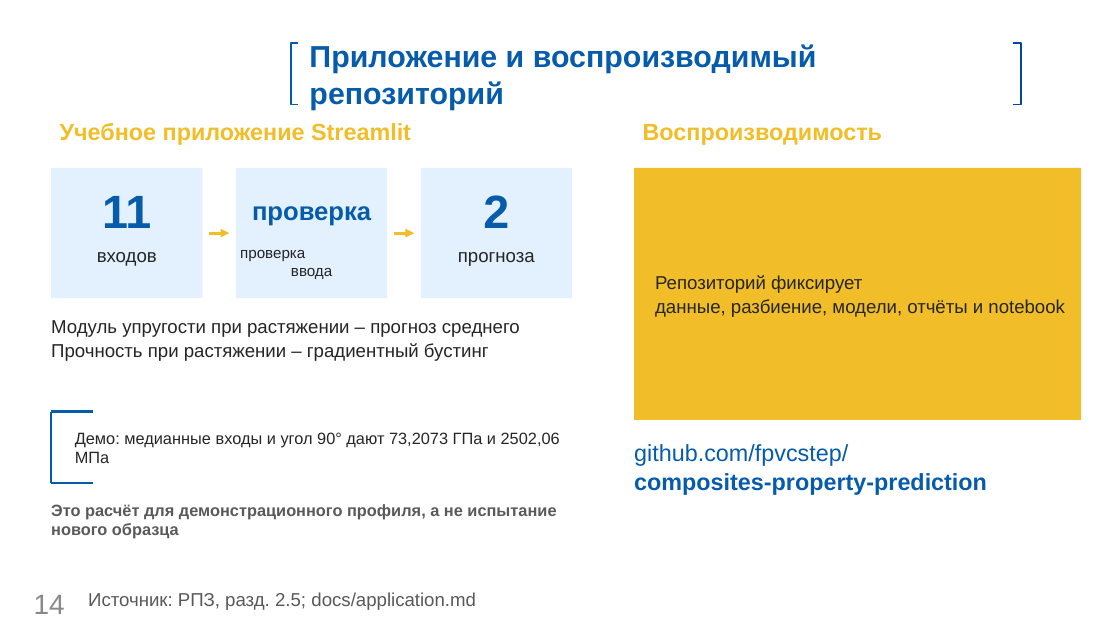
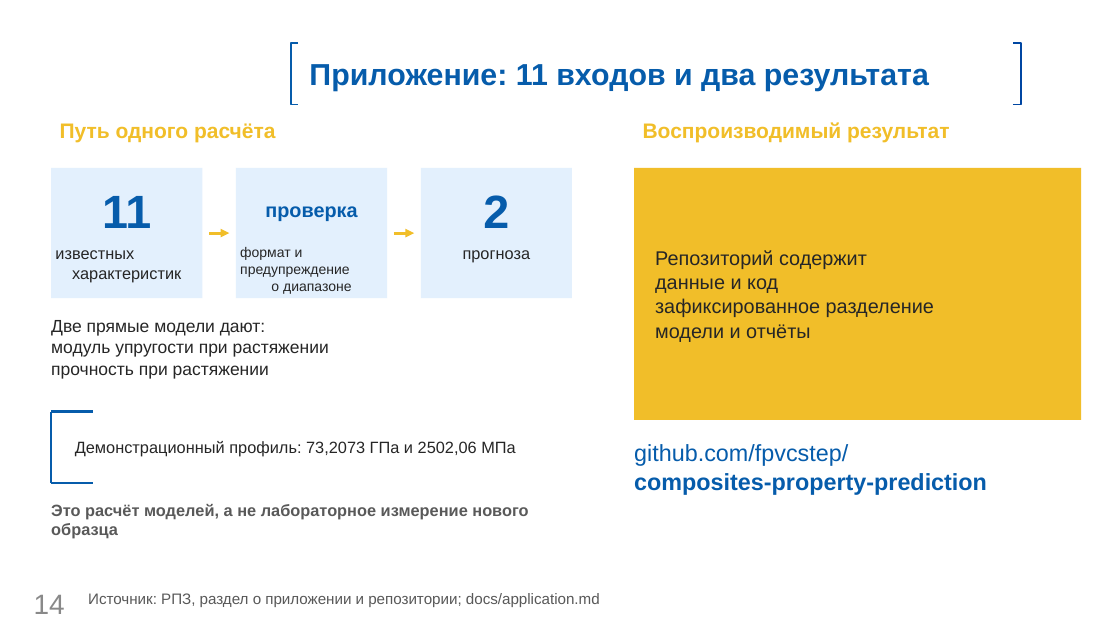
Before and after one commit to fpvcstep/composites-property-prediction, a slide deck: slide 14 of presentation/Презентация.pptx. Drawn at 1120x630 pixels with LibreOffice and Linux fonts; fonts in the diff are those of the drawing; background and template pictures are left out. Boxes give left, top, right and bottom in pixels: in the first picture for what was removed or moved away, otherwise in the second. Text is boxed around its words. In the diff, an @@ line names an element or a change of style, - is before the commit and + after.

Commit message:
docs: clarify research sequence and defense narrative

```diff
--- a/presentation/Презентация.pptx
+++ b/presentation/Презентация.pptx
@@ text in rectangle at <box>309,64,929,91</box>: text changed @@
-Приложение и воспроизводимый репозиторий
+Приложение: 11 входов и два результата
@@ text at <box>60,123,275,142</box>: text changed; size 20 to 18 pt @@
-Учебное приложение Streamlit
+Путь одного расчёта
@@ text at <box>643,122,949,142</box>: text changed; size 20 to 18 pt @@
-Воспроизводимость
+Воспроизводимый результат
@@ text "проверка" at <box>265,206,357,221</box>: size 22 to 17 pt @@
@@ text at <box>55,250,181,283</box>: text changed; size 16 to 14 pt @@
-входов
+известных
+характеристик
@@ text at <box>240,247,351,294</box>: text changed; size 13 to 12 pt @@
-проверка
-ввода
+формат и
+предупреждение
+о диапазоне
@@ text "прогноза" at <box>463,250,531,263</box>: size 16 to 14 pt @@
@@ text at <box>655,250,934,342</box>: text changed; size 16 to 17 pt @@
-Репозиторий фиксирует
-данные, разбиение, модели, отчёты и notebook
+Репозиторий содержит
+данные и код
+зафиксированное разделение
+модели и отчёты
@@ text at <box>51,320,329,379</box>: text changed; size 16 to 15 pt @@
-Модуль упругости при растяжении – прогноз среднего
-Прочность при растяжении – градиентный бустинг
+Две прямые модели дают:
+модуль упругости при растяжении
+прочность при растяжении
@@ text at <box>75,441,515,457</box>: text changed @@
-Демо: медианные входы и угол 90° дают 73,2073 ГПа и 2502,06 МПа
+Демонстрационный профиль: 73,2073 ГПа и 2502,06 МПа
@@ text at <box>51,504,528,539</box>: text changed @@
-Это расчёт для демонстрационного профиля, а не испытание нового образца
+Это расчёт моделей, а не лабораторное измерение нового образца
@@ text at <box>88,593,600,607</box>: text changed; size 16 to 13 pt @@
-Источник: РПЗ, разд. 2.5; docs/application.md
+Источник: РПЗ, раздел о приложении и репозитории; docs/application.md
```
Also in this commit, not shown: 10 other slides changed, 3 slides added, 3 slides removed, 4 other files.
